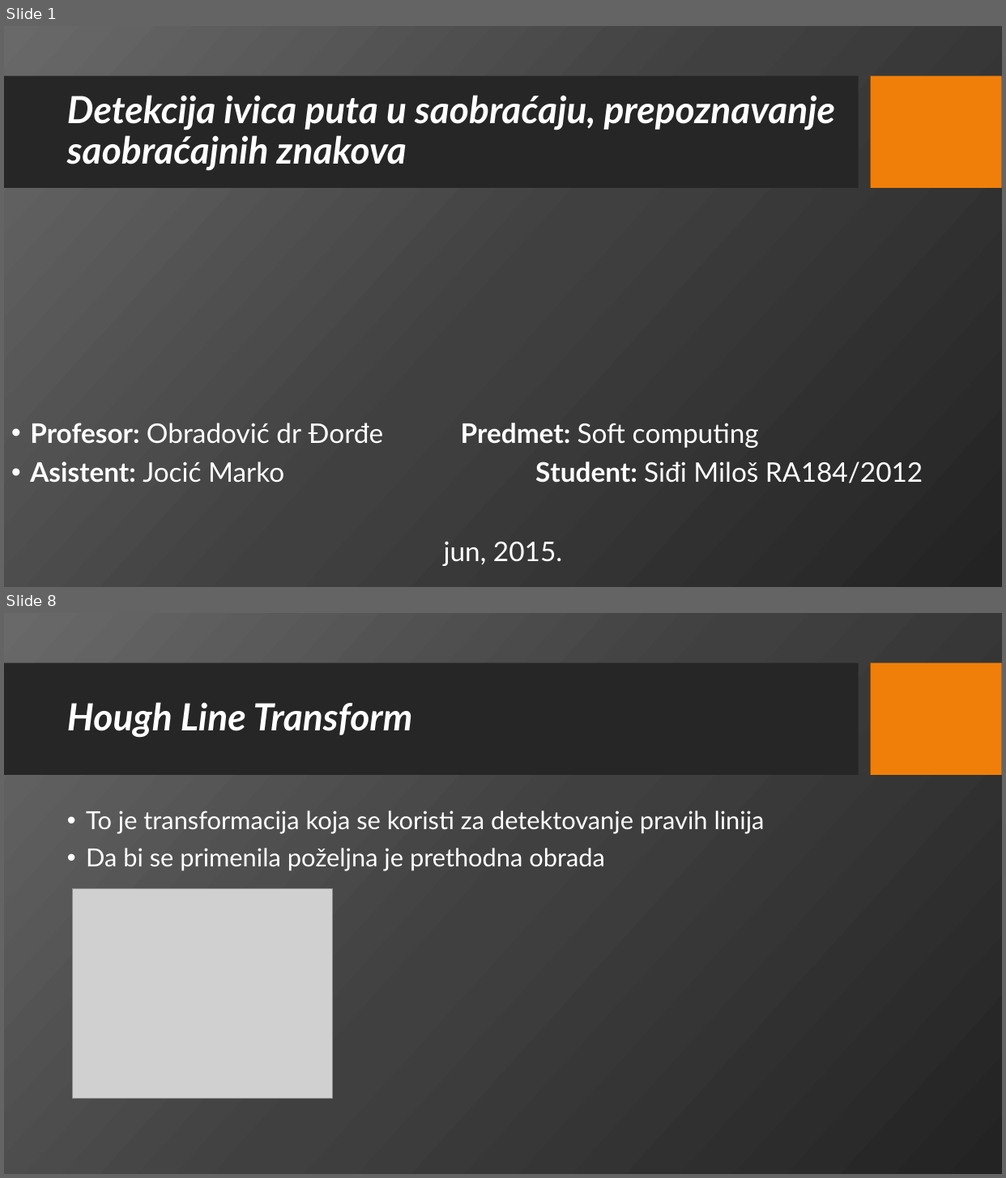
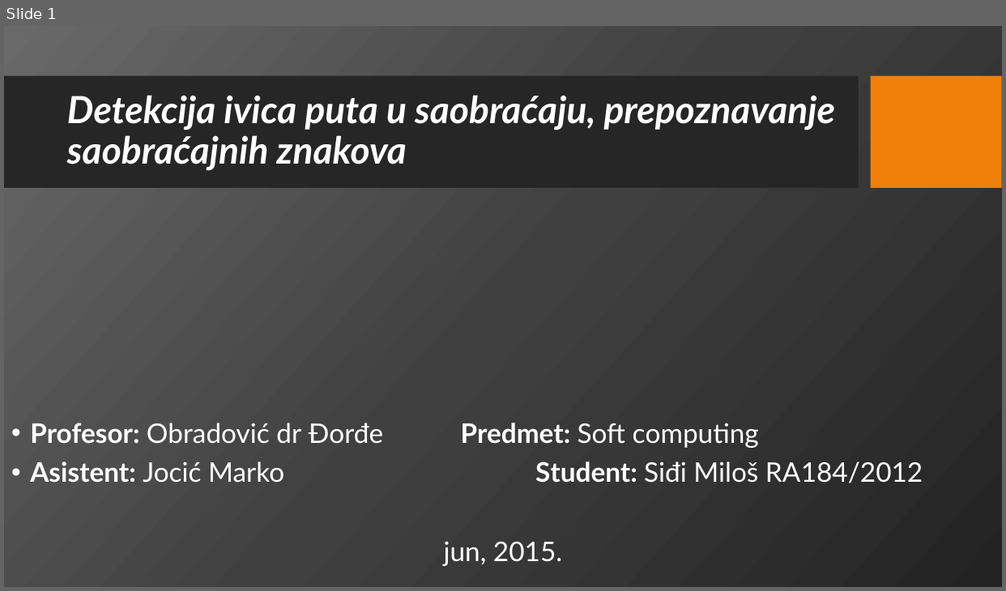
Before and after one commit to msidji/MilosSidji_SoftComputing, a slide deck: Python/Sidji-Prezentacija2.pptx. Shown one above the other, each under a label of ours: slides 1 and 8 before the commit, slide 1 after it; the slides between them are not shown. The pictures are 1006x1178 and 1006x591 pixels, drawn with LibreOffice and Linux fonts; fonts in the diff are those of the drawing; grey boxes stand for pictures; background and template pictures are left out. Boxes give left, top, right and bottom in pixels: in the first picture for what was removed or moved away, otherwise in the second. Text is boxed around its words. In the diff, an @@ line names an element or a change of style, - is before the commit and + after.

```diff
--- a/Python/Sidji-Prezentacija2.pptx
+++ b/Python/Sidji-Prezentacija2.pptx
@@ slide 8 removed at bbox=[4, 613, 1002, 1174], background picture (left out); not listed: 2 template elements that a slide beside it also shows @@
@@ title removed at bbox=[67, 702, 413, 738] @@
-Hough Line Transform
@@ text removed at bbox=[86, 811, 765, 871] @@
-• To je transformacija koja se koristi za detektovanje pravih linija
-• Da bi se primenila poželjna je prethodna obrada
@@ picture removed at bbox=[72, 889, 332, 1100] @@
```
Also in this commit, not shown: 17 slides added, 7 other slides removed, 8 other files.
